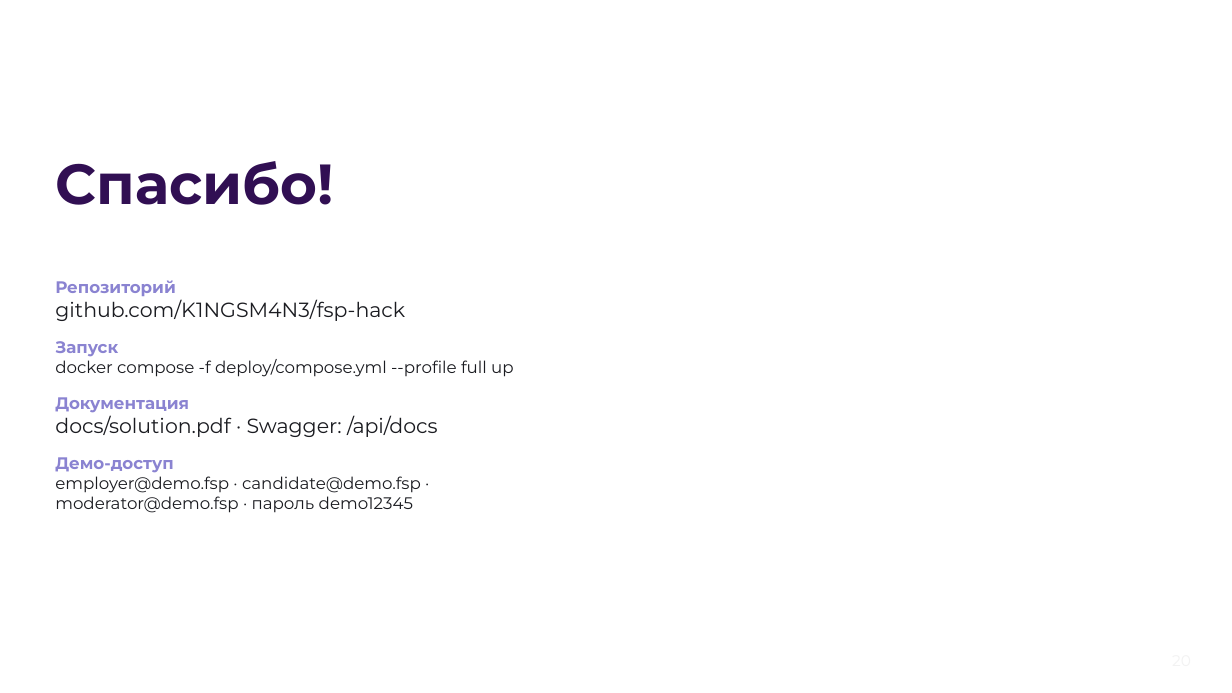
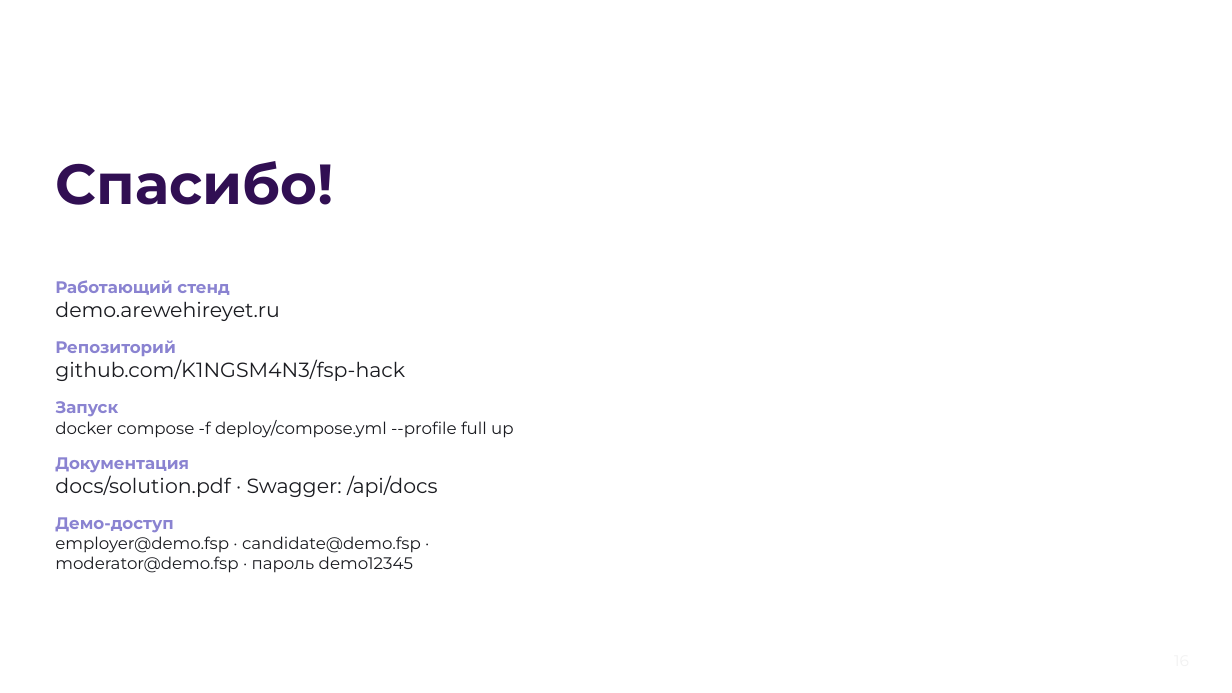
Before and after one commit to K1NGSM4N3/fsp-hack, a slide deck: slide 16 of docs/presentation.pptx (slide 20 before the commit). Drawn at 1232x693 pixels with LibreOffice and Linux fonts; fonts in the diff are those of the drawing; background and template pictures are left out. Boxes give left, top, right and bottom in pixels: in the first picture for what was removed or moved away, otherwise in the second. Text is boxed around its words. In the diff, an @@ line names an element or a change of style, - is before the commit and + after.

```diff
--- a/docs/presentation.pptx
+++ b/docs/presentation.pptx
@@ text at bbox=[55, 280, 280, 321]: paragraphs added @@
+Работающий стенд
+demo.arewehireyet.ru
@@ text at bbox=[55, 340, 176, 356]: more space between paragraphs @@
```
Also in this commit, not shown: 1 other slide changed, 1 other file.
